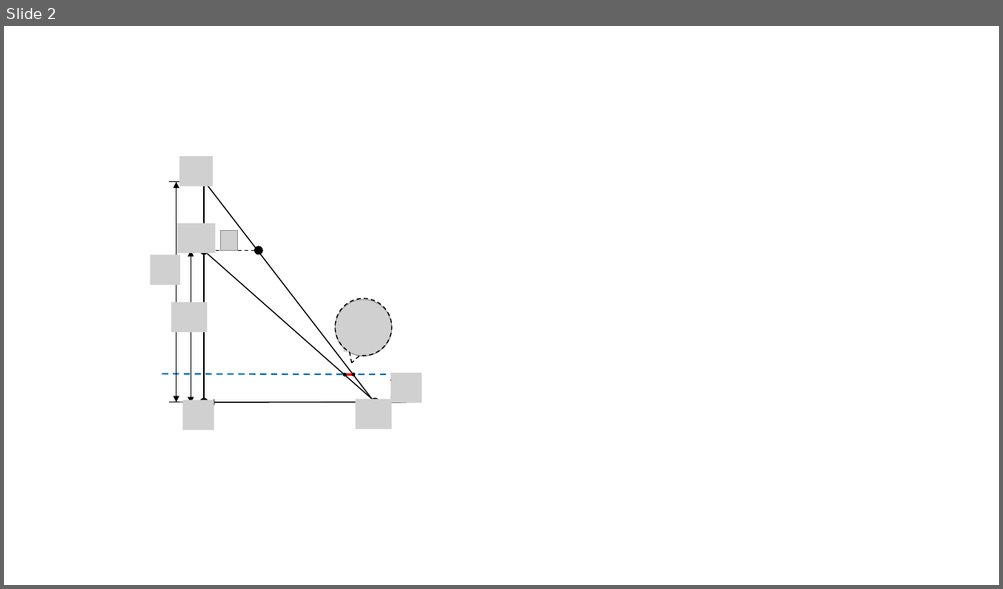
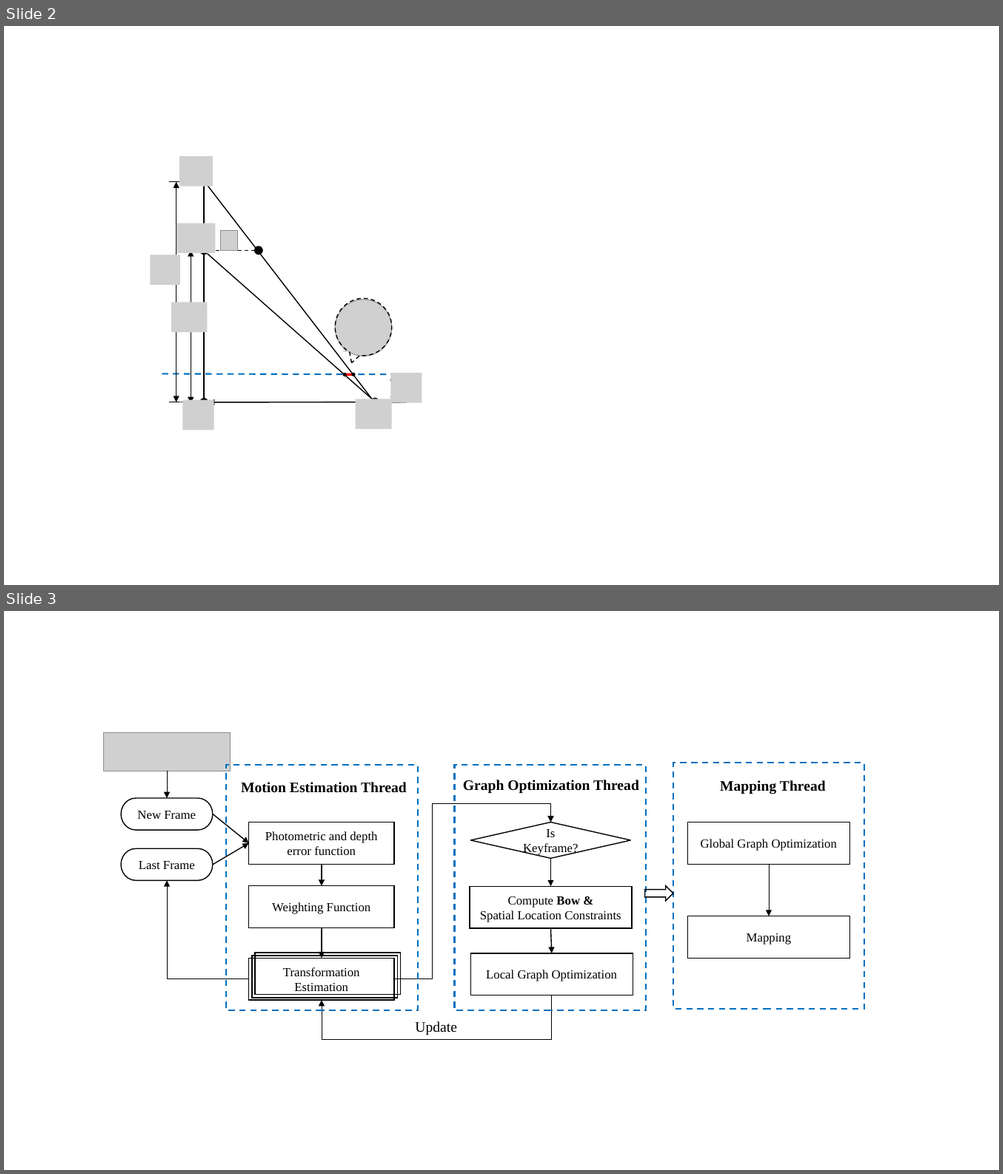
Before and after one commit to TurtleZhong/slam-papers, a slide deck: image_of_paper.pptx. Shown one above the other, each under a label of ours: slide 2 before the commit, slides 2 and 3 after it. The pictures are 1003x589 and 1003x1174 pixels, drawn with LibreOffice and Linux fonts; fonts in the diff are those of the drawing; grey boxes stand for pictures; background and template pictures are left out. Boxes give left, top, right and bottom in pixels: in the first picture for what was removed or moved away, otherwise in the second. Text is boxed around its words. In the diff, an @@ line names an element or a change of style, - is before the commit and + after.

```diff
--- a/image_of_paper.pptx
+++ b/image_of_paper.pptx
@@ slide 3 added at (x1=4, y1=611, x2=999, y2=1170), background #FFFFFF @@
@@ picture added at (x1=103, y1=733, x2=230, y2=772) @@
@@ rectangle added at (x1=226, y1=765, x2=418, y2=1011), outline #0070C0 1.5 pt dashed @@
@@ rectangle added at (x1=455, y1=765, x2=646, y2=1011), outline #0070C0 1.5 pt dashed @@
@@ rectangle added at (x1=673, y1=763, x2=865, y2=1009), outline #0070C0 1.5 pt dashed @@
@@ arrow added from (167, 772) to (167, 798), #000000 0.5 pt @@
@@ text added at (x1=241, y1=782, x2=407, y2=793), 14 pt, text #000000, bold @@
+Motion Estimation Thread
@@ text added at (x1=463, y1=780, x2=639, y2=794), 14 pt, text #000000, bold @@
+Graph Optimization Thread
@@ text added at (x1=720, y1=780, x2=825, y2=795), 14 pt, text #000000, bold @@
+Mapping Thread
@@ pill shape added at (x1=121, y1=798, x2=213, y2=830), outline #000000 1 pt, 12 pt, text #000000 @@
+New Frame
@@ elbow arrow added from (394, 980) to (551, 822), #000000 0.5 pt @@
@@ arrow added from (213, 814) to (249, 843), #000000 1 pt @@
@@ rectangle added at (x1=249, y1=822, x2=394, y2=864), outline #000000 1 pt, 12 pt, text #000000 @@
+Photometric and depth error function
@@ diamond added at (x1=470, y1=822, x2=631, y2=858), outline #000000 1 pt, 12 pt, text #000000 @@
+Is Keyframe?
@@ rectangle added at (x1=688, y1=822, x2=849, y2=864), outline #000000 1 pt, 12 pt, text #000000 @@
+Global Graph Optimization
@@ pill shape added at (x1=121, y1=849, x2=213, y2=881), outline #000000 1 pt, 12 pt, text #000000 @@
+Last Frame
@@ arrow added from (213, 865) to (249, 843), #000000 1 pt @@
@@ arrow added from (322, 865) to (322, 886), #000000 1 pt @@
@@ arrow added from (551, 859) to (551, 886), #000000 1 pt @@
@@ arrow added from (768, 865) to (768, 916), #000000 0.5 pt @@
@@ elbow arrow added from (249, 980) to (167, 880), #000000 0.5 pt @@
@@ rectangle added at (x1=249, y1=886, x2=394, y2=928), outline #000000 1 pt, 12 pt, text #000000 @@
+Weighting Function
@@ rectangle added at (x1=469, y1=886, x2=632, y2=928), outline #000000 1 pt, 12 pt, text #000000 @@
+Compute Bow &
+Spatial Location Constraints
@@ right arrow added at (x1=645, y1=886, x2=673, y2=901), outline #000000 1 pt @@
@@ rectangle added at (x1=688, y1=916, x2=849, y2=958), outline #000000 1 pt, 12 pt, text #000000 @@
+Mapping
@@ arrow added from (322, 928) to (322, 959), #000000 1 pt @@
@@ arrow added from (551, 929) to (552, 954), #000000 1 pt @@
@@ rectangle added at (x1=249, y1=959, x2=394, y2=1000), outline #000000 1 pt, 12 pt, text #000000 @@
+Transformation Estimation
@@ rectangle added at (x1=252, y1=956, x2=397, y2=997), outline #000000 1 pt @@
@@ rectangle added at (x1=255, y1=953, x2=400, y2=994), outline #000000 1 pt @@
@@ rectangle added at (x1=470, y1=954, x2=632, y2=995), outline #000000 1 pt, 12 pt, text #000000 @@
+Local Graph Optimization
@@ elbow arrow added from (552, 995) to (322, 1000), #000000 0.5 pt @@
@@ text added at (x1=415, y1=1022, x2=457, y2=1036), 14 pt, text #000000 @@
+Update
```
Also in this commit, not shown: 1 slide changed, 1 slide removed, 12 other files.
